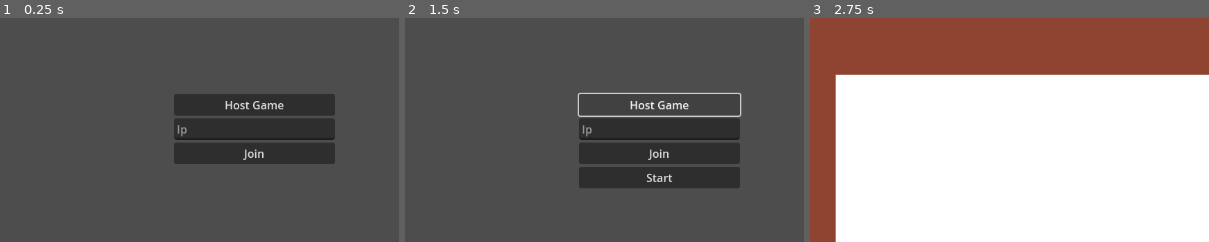
Above: before the commit, frames 1-3 (left to right).
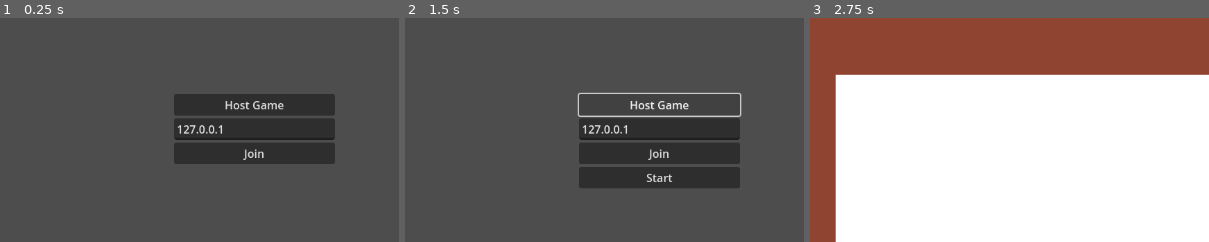
Above: after the commit, the same moments.

Repository: NHerreroo/VoiceActorGame
Game: Godot game, scene res://scenes/Main.tscn
Two runs of this game, one before a commit and one after it. Both use one fixed random seed, a clock stepped at 60 frames per second and the inputs below.
Inputs (mouse positions are % of the whole screen's width and height, from its top left):
- Up to frame 1 (0.25 s): no input
- Up to frame 2 (1.5 s): tap Enter at 0.5 s; move the mouse to (72, 45) at 0.52 s; click (72, 45) at 0.67 s; click "Host Game" at 1.25 s
- Up to frame 3 (2.75 s): click "Start" at 2 s
The pictures show only the part of the screen within x 14-64%, y 11-61%; the shares and areas given below are measured in that part.

The runs differ from the first frame. In frame 1, 0.2% of the frame differs, in the area x 44-56%, y 47-54%; in frame 2, 0.2%; in frame 3, nothing differs.

Commit message:
Funciona hasta el recap (no voces)

Diff:
--- a/autoload/GameManager.gd
+++ b/autoload/GameManager.gd
@@ -10,11 +10,13 @@
 var finished_players := []
 var drawings_submitted := []  # IDs de jugadores que ya enviaron dibujos
 
+# Nueva variable para la ronda de voz
+var voice_finished_players := []  # IDs de jugadores que terminaron la ronda de voz
+
 var players := {}      # peer_id -> name
 var drawings := {}     # peer_id -> PackedByteArray (datos PNG)
 var voices := {}       # drawing_id -> PackedByteArray (datos de audio)
 
-# Nueva variable para la ronda de voz
 var current_drawing_index := 0
 var drawings_to_record := []  # IDs de los dibujos que este jugador debe grabar
 
@@ -22,8 +24,13 @@
 	drawings.clear()
 	voices.clear()
 	drawings_submitted.clear()
+	voice_finished_players.clear()  # AÑADIDO
 	current_drawing_index = 0
 	drawings_to_record.clear()
+
+func reset_voice_phase():  # NUEVA FUNCIÓN
+	voice_finished_players.clear()
+	current_drawing_index = 0
 
 # Guardar dibujo localmente
 func save_local_drawing(image_data: PackedByteArray):
@@ -42,7 +49,7 @@
 	print("Dibujos a grabar: ", drawings_to_record)
 	current_drawing_index = 0
 
-# Obtener el dibujo actual para grabar - CAMBIADO A PackedByteArray
+# Obtener el dibujo actual para grabar
 func get_current_drawing() -> PackedByteArray:
 	if drawings_to_record.size() == 0:
 		return PackedByteArray()
--- a/scenes/Lobby.tscn
+++ b/scenes/Lobby.tscn
@@ -20,6 +20,7 @@
 
 [node name="IPInput" type="LineEdit" parent="VBoxContainer"]
 layout_mode = 2
+text = "127.0.0.1"
 placeholder_text = "Ip"
 
 [node name="JoinButton" type="Button" parent="VBoxContainer"]
--- a/scripts/drawing_round.gd
+++ b/scripts/drawing_round.gd
@@ -114,6 +114,9 @@
 		rpc("receive_all_drawings", player_id, image_data)
 		print("Enviado dibujo de jugador ", player_id)
 
+	# Resetear estado de voz (IMPORTANTE)
+	GameManager.reset_voice_phase()
+
 	# Esperar un momento y cambiar de fase
 	await get_tree().create_timer(0.5).timeout
 	rpc("start_voice_phase")
--- a/scripts/voice_round.gd
+++ b/scripts/voice_round.gd
@@ -13,13 +13,21 @@
 var is_recording := false
 var recording_time := 0
 var max_recording_time := 10
+var voice_finished := false  # NUEVA: para evitar múltiples envíos
 
 func _ready():
+	# Resetear estado de voz
+	voice_finished = false
+
 	# Configurar UI inicial
 	record_button.visible = true
 	stop_button.visible = false
 	play_button.visible = false
 	confirm_button.disabled = true
+
+	# Si es host, limpiar lista de jugadores terminados
+	if GameManager.is_host:
+		GameManager.voice_finished_players.clear()
 
 	# Mostrar el primer dibujo
 	show_next_drawing()
@@ -89,6 +97,9 @@
 	info_label.text = "Grabación completada. Puedes escucharla o confirmar."
 
 func _on_FinishButton_pressed():
+	if voice_finished:
+		return
+
 	if GameManager.has_more_drawings():
 		# Guardar la voz para este dibujo
 		var drawing_id = GameManager.get_current_player_id()
@@ -104,19 +115,58 @@
 			confirm_button.disabled = true
 		else:
 			# Todos los dibujos completados
-			if GameManager.is_host:
-				rpc("start_recap")
-			else:
-				info_label.text = "Esperando a que otros terminen..."
+			voice_finished = true
+			finish_voice_round()
 	else:
 		# Terminar ronda
-		if GameManager.is_host:
-			rpc("start_recap")
+		voice_finished = true
+		finish_voice_round()
 
 func save_voice_for_drawing(drawing_id: int):
 	# Aquí guardarías el audio grabado
 	# Por ahora solo marcamos que está completado
 	print("Voz guardada para dibujo de jugador ", drawing_id)
+
+func finish_voice_round():
+	var my_id = multiplayer.get_unique_id()
+	print("Jugador terminó ronda de voz:", my_id)
+
+	# Marcar como terminado
+	if GameManager.is_host:
+		host_player_finished_voice(my_id)
+	else:
+		rpc_id(1, "player_finished_voice", my_id)
+
+	info_label.text = "Esperando a que otros terminen..."
+
+@rpc("any_peer")
+func player_finished_voice(player_id: int):
+	if not GameManager.is_host:
+		return
+
+	host_player_finished_voice(player_id)
+
+func host_player_finished_voice(player_id: int):
+	if player_id in GameManager.voice_finished_players:
+		return
+
+	GameManager.voice_finished_players.append(player_id)
+	print(
+		"HOST: terminados voz ",
+		GameManager.voice_finished_players.size(),
+		"/",
+		get_total_players()
+	)
+	check_if_all_finished_voice()
+
+func check_if_all_finished_voice():
+	if GameManager.voice_finished_players.size() >= get_total_players():
+		print("TODOS TERMINARON LA RONDA DE VOZ")
+		# Enviar a todos los jugadores al recap
+		rpc("start_recap")
+
+func get_total_players() -> int:
+	return multiplayer.get_peers().size() + 1
 
 func _update_timer():
 	if is_recording:
@@ -129,7 +179,7 @@
 		await get_tree().create_timer(1).timeout
 		_update_timer()
 
-@rpc("authority")
+@rpc("authority", "call_local")
 func start_recap():
 	GameManager.current_phase = GameManager.Phase.RECAP
 	get_tree().change_scene_to_file("res://scenes/Recap.tscn")
